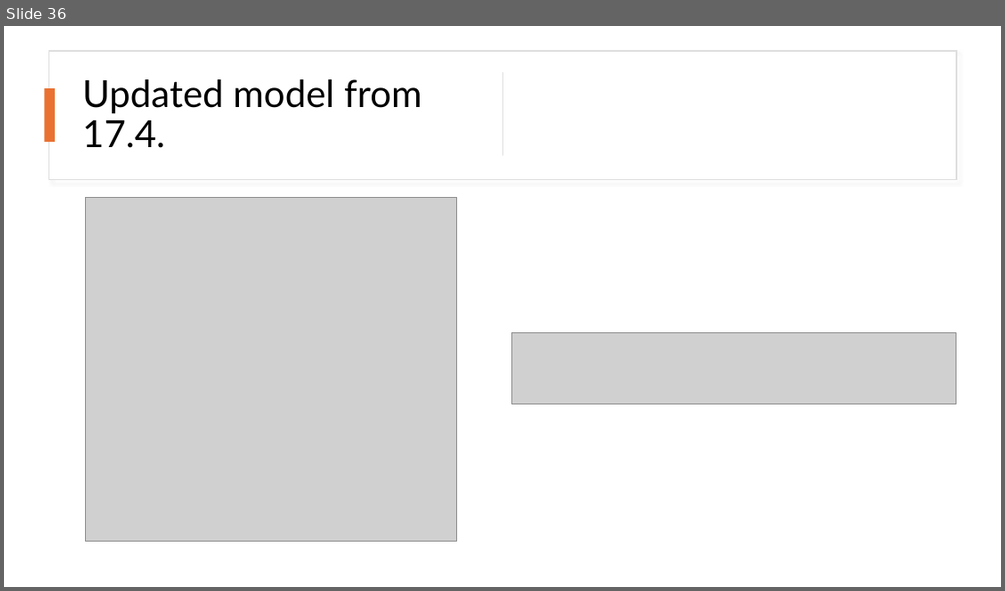
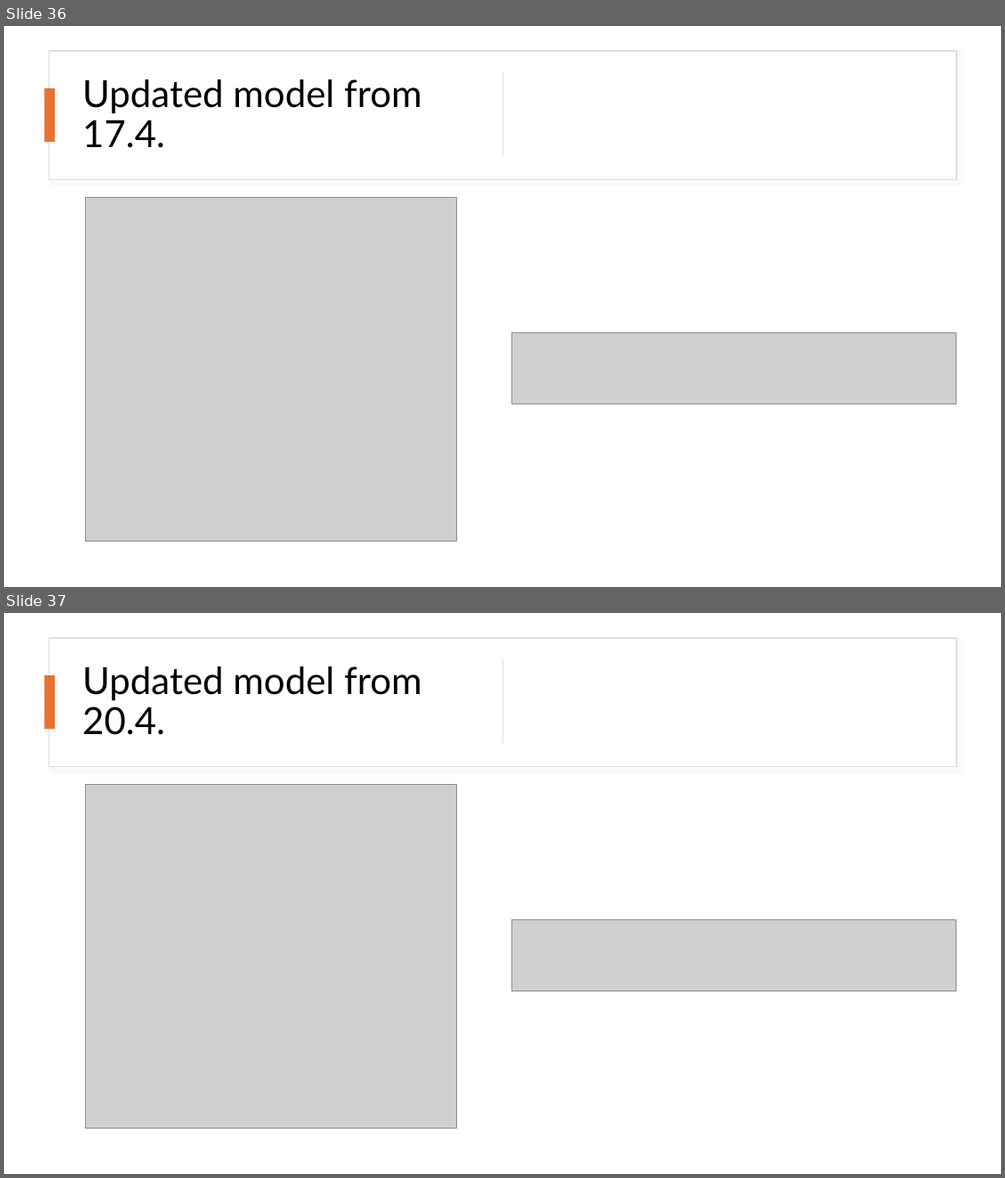
Before and after one commit to kutalekj/football-outcomes-predictor, a slide deck: src/apifootball_model/main_model_training_experiments/25-03-18/TensorBoard_logs.pptx. Shown one above the other, each under a label of ours: slide 36 before the commit, slides 36 and 37 after it. The pictures are 1005x591 and 1005x1178 pixels, drawn with LibreOffice and Linux fonts; fonts in the diff are those of the drawing; grey boxes stand for pictures. Boxes give left, top, right and bottom in pixels: in the first picture for what was removed or moved away, otherwise in the second. Text is boxed around its words. In the diff, an @@ line names an element or a change of style, - is before the commit and + after.

Commit message:
Update trained main model and records file and graph

```diff
--- a/src/apifootball_model/main_model_training_experiments/25-03-18/TensorBoard_logs.pptx
+++ b/src/apifootball_model/main_model_training_experiments/25-03-18/TensorBoard_logs.pptx
@@ slide 37 added at bbox=[4, 613, 1001, 1174], background #FFFFFF @@
@@ rectangle added at bbox=[48, 638, 956, 766], fill #FFFFFF, outline #DEDEDE 1 pt @@
@@ rectangle added at bbox=[502, 659, 503, 743], fill #D5D5D5 @@
@@ rectangle added at bbox=[44, 676, 55, 730], fill #E97132 @@
@@ text added at bbox=[82, 666, 421, 735], 36 pt, text #000000 @@
+Updated model from 20.4.
@@ picture added at bbox=[85, 784, 456, 1128] @@
@@ picture added at bbox=[512, 920, 956, 991] @@
```
Also in this commit, not shown: 6 other files.
